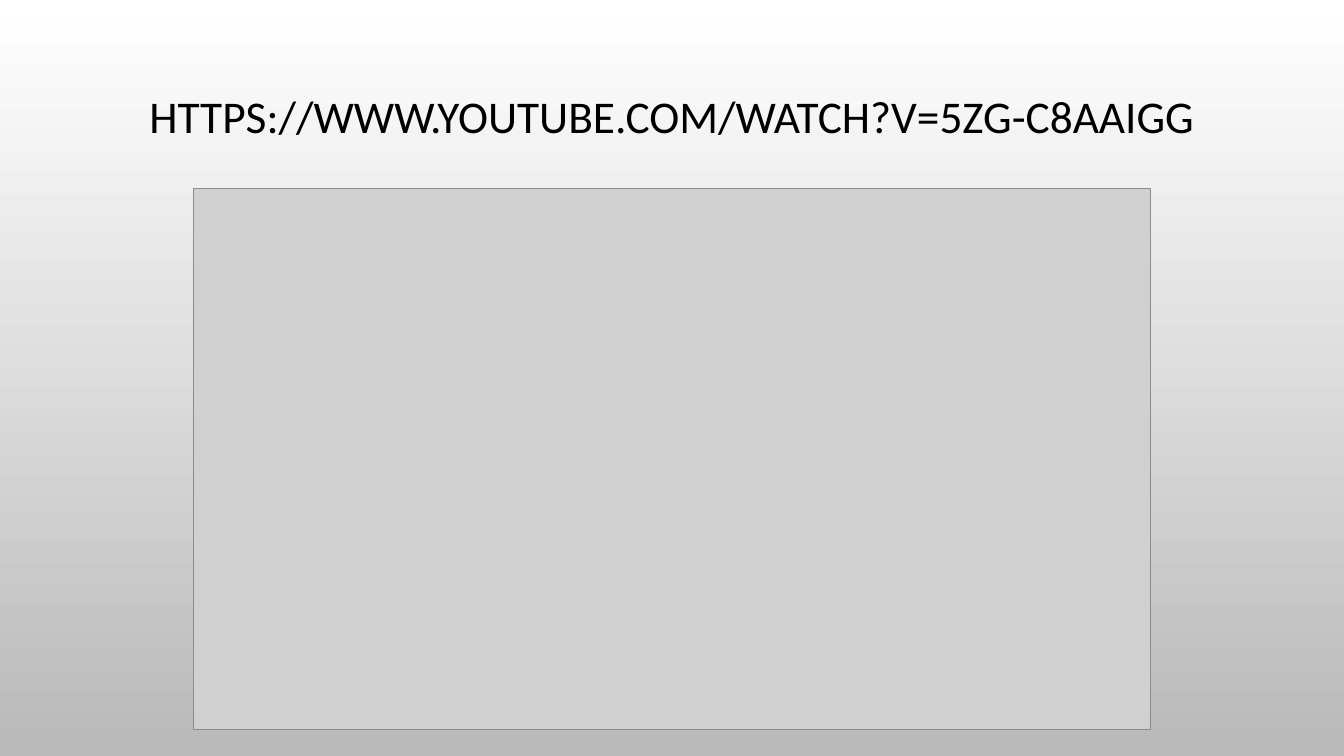
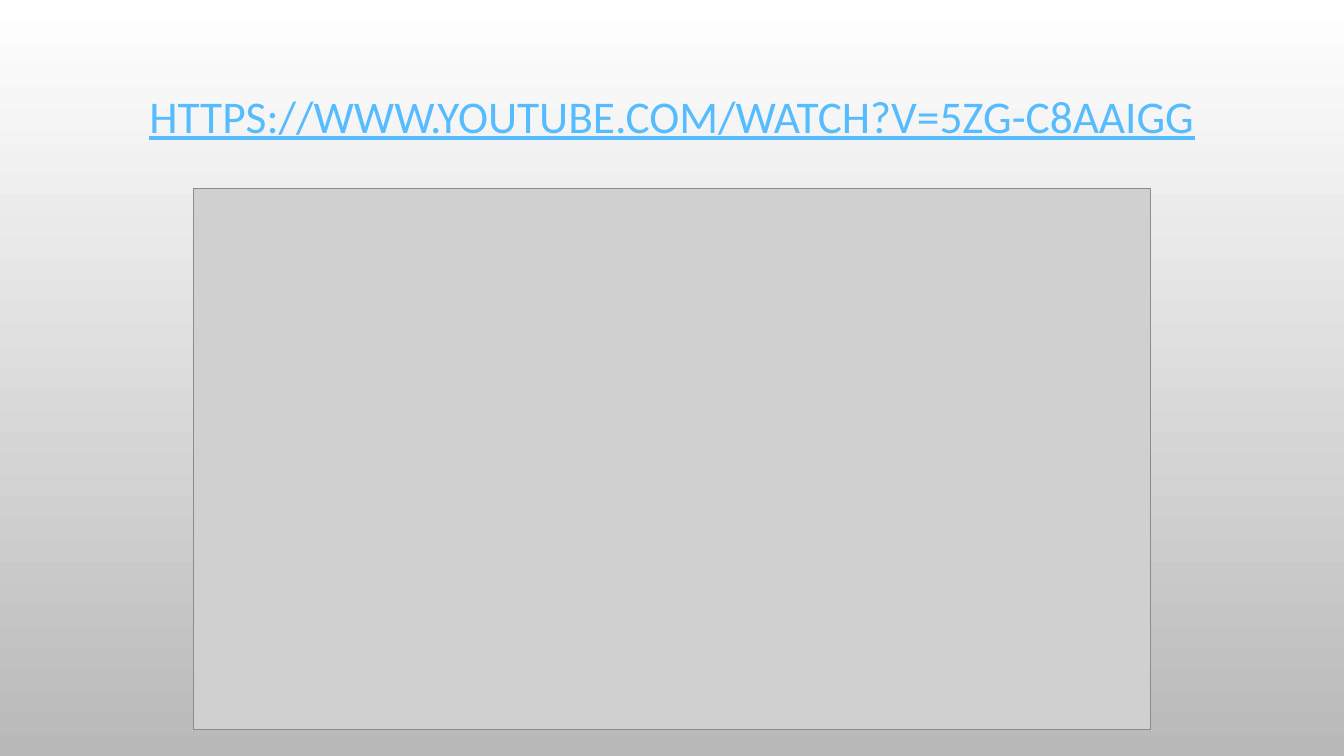
Before and after one commit to AkeemSemper/ml_datasets, a slide deck: slide 10 of slides/Visualization.pptx (slide 9 before the commit). Drawn at 1344x756 pixels with LibreOffice and Linux fonts; fonts in the diff are those of the drawing; grey boxes stand for pictures; background and template pictures are left out. Boxes give left, top, right and bottom in pixels: in the first picture for what was removed or moved away, otherwise in the second. Text is boxed around its words. In the diff, an @@ line names an element or a change of style, - is before the commit and + after.

```diff
--- a/slides/Visualization.pptx
+++ b/slides/Visualization.pptx
@@ title "HTTPS://WWW.YOUTUBE.COM/WATCH?V=5ZG-C8AAIGG" at <box>149,101,1193,140</box>: text colour #000000 to #56BCFE, underline on @@
```
Also in this commit, not shown: 2 other slides changed, 3 slides added, 2 slides removed, 2 other files.
